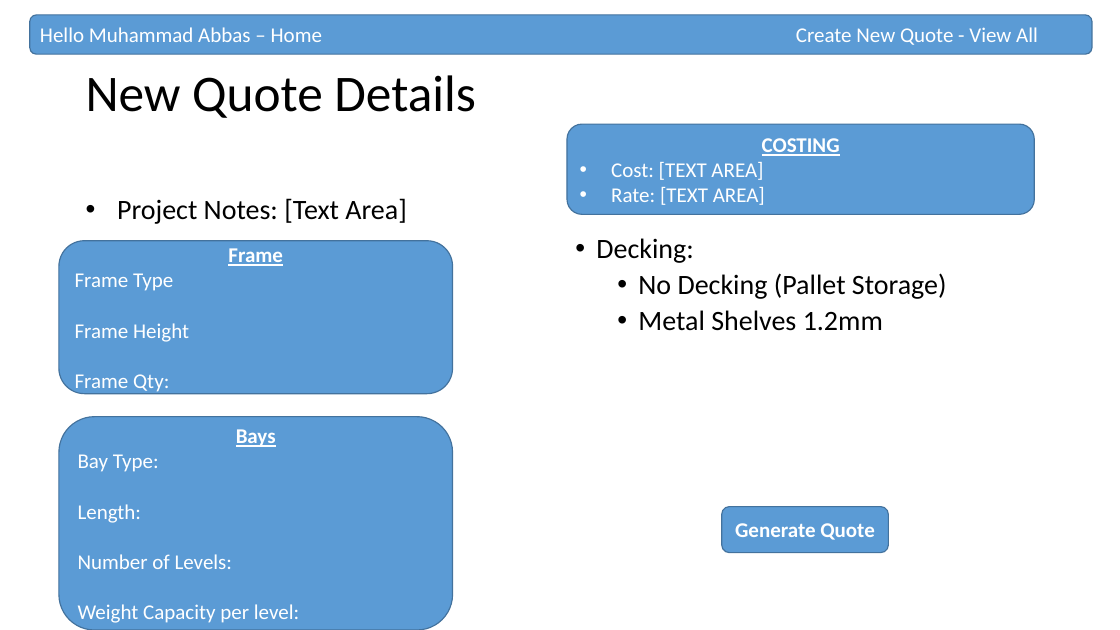
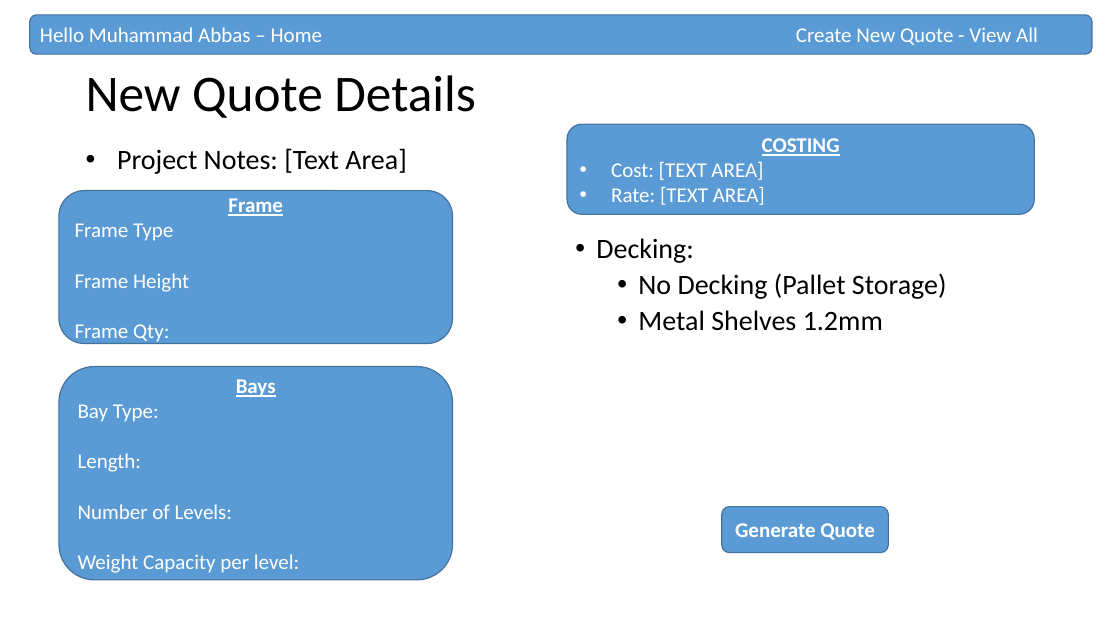
Before and after one commit to mohammed52/quotation-automator, a slide deck: slide 5 of app-pallet-rack-costing.pptx. Drawn at 1120x630 pixels with LibreOffice and Linux fonts; fonts in the diff are those of the drawing. Boxes give left, top, right and bottom in pixels: in the first picture for what was removed or moved away, otherwise in the second. Text is boxed around its words. In the diff, an @@ line names an element or a change of style, - is before the commit and + after.

```diff
--- a/app-pallet-rack-costing.pptx
+++ b/app-pallet-rack-costing.pptx
@@ 2 rounded rectangles, 1 text: place and size @@
-2 rounded rectangles, 1 text at (59,198,453,630)
+2 rounded rectangles, 1 text at (59,148,453,580)
```
Also in this commit, not shown: 8 other files.
